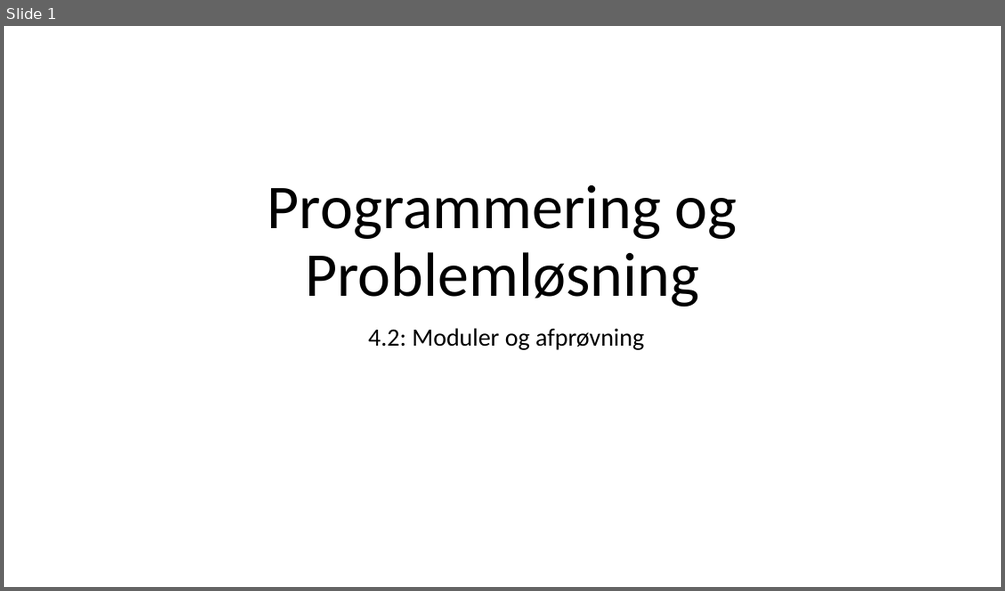
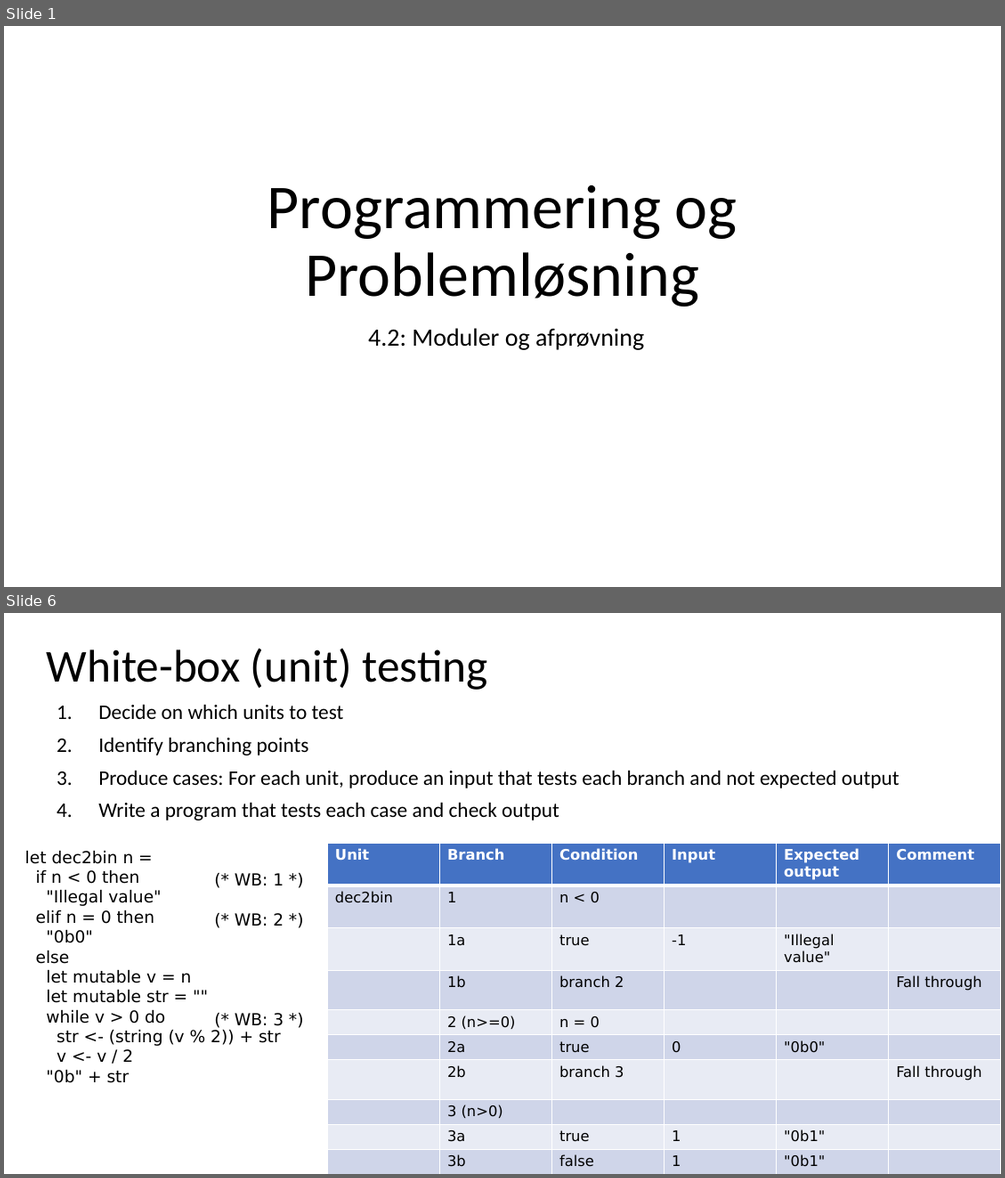
Before and after one commit to fisterloegsovs/pop22, a slide deck: lectures/4.2ModulesNTests/lecture.pptx. Shown one above the other, each under a label of ours: slide 1 before the commit, slides 1 and 6 after it; the slides between them are not shown. The pictures are 1005x591 and 1005x1178 pixels, drawn with LibreOffice and Linux fonts; fonts in the diff are those of the drawing. Boxes give left, top, right and bottom in pixels: in the first picture for what was removed or moved away, otherwise in the second. Text is boxed around its words. In the diff, an @@ line names an element or a change of style, - is before the commit and + after.

```diff
--- a/lectures/4.2ModulesNTests/lecture.pptx
+++ b/lectures/4.2ModulesNTests/lecture.pptx
@@ slide 6 added at bbox=[4, 613, 1001, 1174], background #FFFFFF @@
@@ title added at bbox=[47, 648, 487, 690], 44 pt, text #000000 @@
+White-box (unit) testing
@@ text added at bbox=[98, 704, 899, 820], 20 pt, text #000000 @@
+1. Decide on which units to test
+2. Identify branching points
+3. Produce cases: For each unit, produce an input that tests each branch and not expected output
+4. Write a program that tests each case and check output
@@ text added at bbox=[25, 850, 281, 1083], 16 pt, text #000000 @@
+let dec2bin n =
+if n < 0 then
+"Illegal value"
+elif n = 0 then
+"0b0"
+else
+let mutable v = n
+let mutable str = ""
+while v > 0 do
+str <- (string (v % 2)) + str
+v <- v / 2
+"0b" + str
@@ table added at bbox=[328, 844, 1001, 1174], 10 rows, 6 columns @@
+Unit | Branch | Condition | Input | Expected output | Comment
+dec2bin | 1 | n < 0 |  |  | 
+ | 1a | true | -1 | "Illegal value" | 
+ | 1b | branch 2 |  |  | Fall through
+ | 2 (n>=0) | n = 0 |  |  | 
+ | 2a | true | 0 | "0b0" | 
+ | 2b | branch 3 |  |  | Fall through
+ | 3 (n>0) |  |  |  | 
+ | 3a | true | 1 | "0b1" | 
+ | 3b | false | 1 | "0b1" | 
@@ text added at bbox=[235, 873, 283, 1026], 16 pt, text #000000 @@
+(* WB: 1 *)
+(* WB: 2 *)
+(* WB: 3 *)
```
Also in this commit, not shown: 2 slides changed, 5 other slides added, 17 other files.
